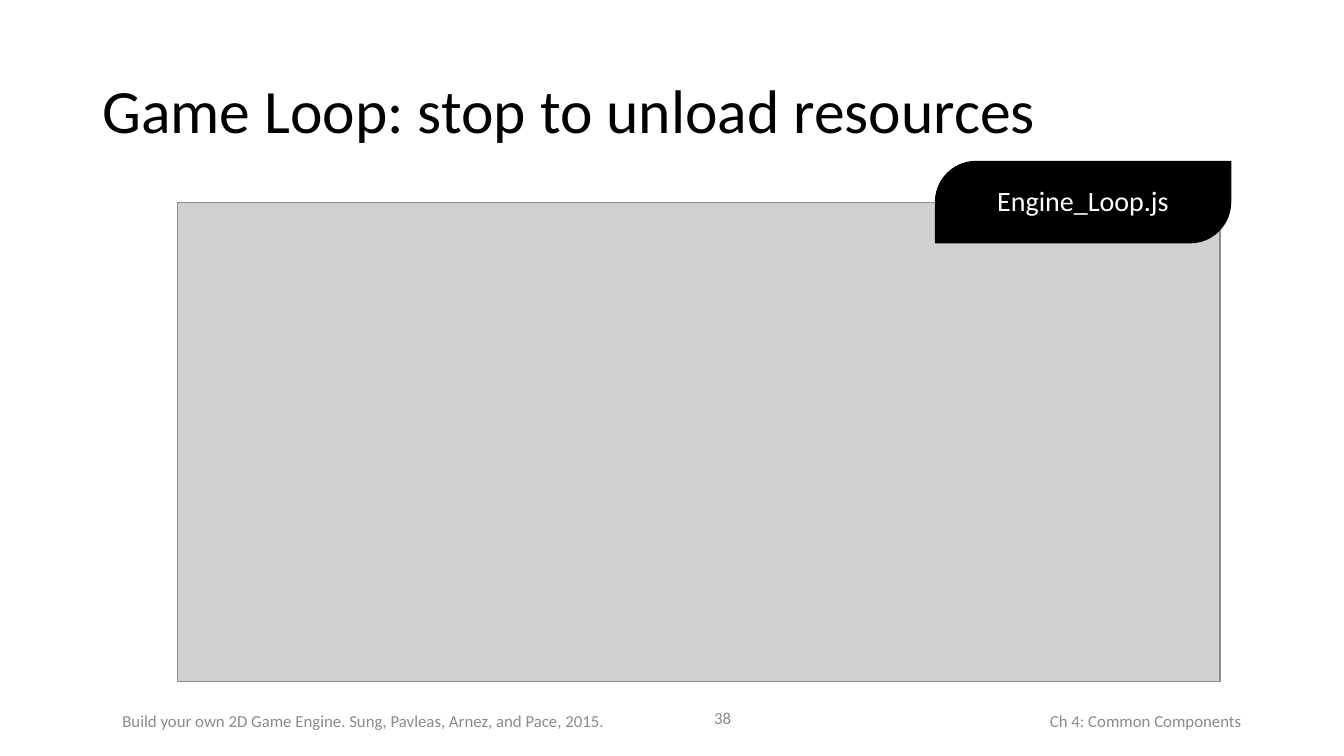
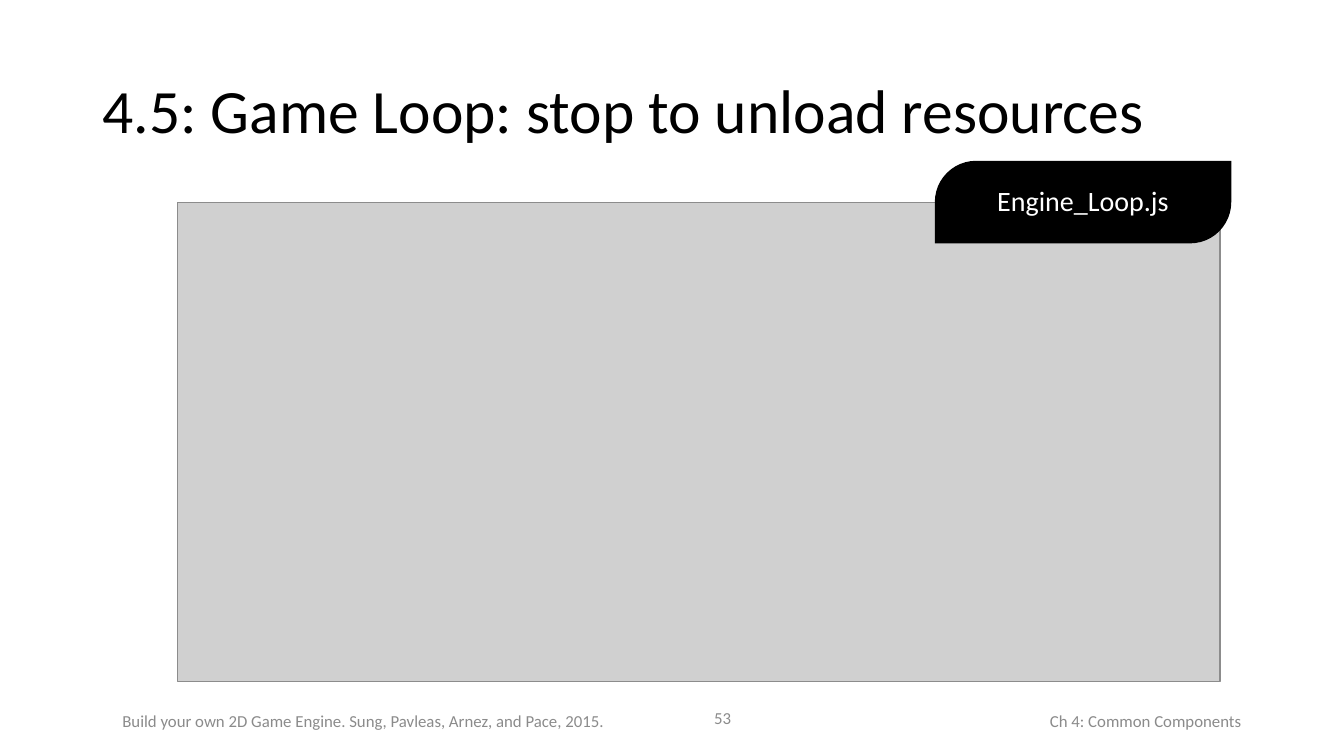
Before and after one commit to HTML5GameEngineGroup/html5engine, a slide deck: slide 53 of BookChapterContent/Slides/Chap4.pptx (slide 38 before the commit). Drawn at 1344x756 pixels with LibreOffice and Linux fonts; fonts in the diff are those of the drawing; grey boxes stand for pictures. Boxes give left, top, right and bottom in pixels: in the first picture for what was removed or moved away, otherwise in the second. Text is boxed around its words. In the diff, an @@ line names an element or a change of style, - is before the commit and + after.

```diff
--- a/BookChapterContent/Slides/Chap4.pptx
+++ b/BookChapterContent/Slides/Chap4.pptx
@@ title at <box>102,90,1143,143</box>: text changed @@
-Game Loop: stop to unload resources
+4.5: Game Loop: stop to unload resources
@@ page number at <box>714,713,731,724</box>: text changed @@
-38
+53
```
Also in this commit, not shown: 38 other slides changed, 18 slides added, 23 other files.
